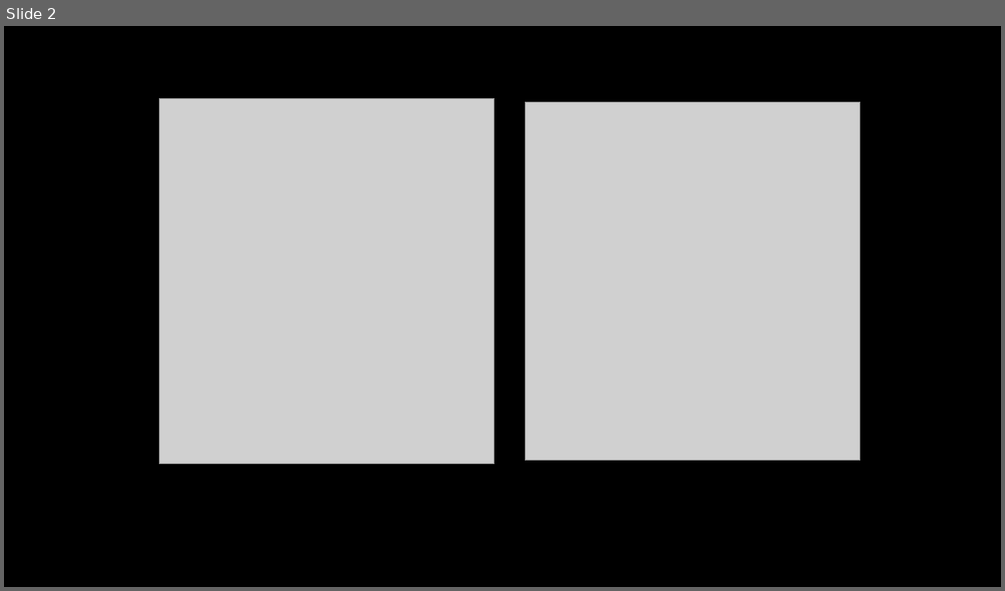
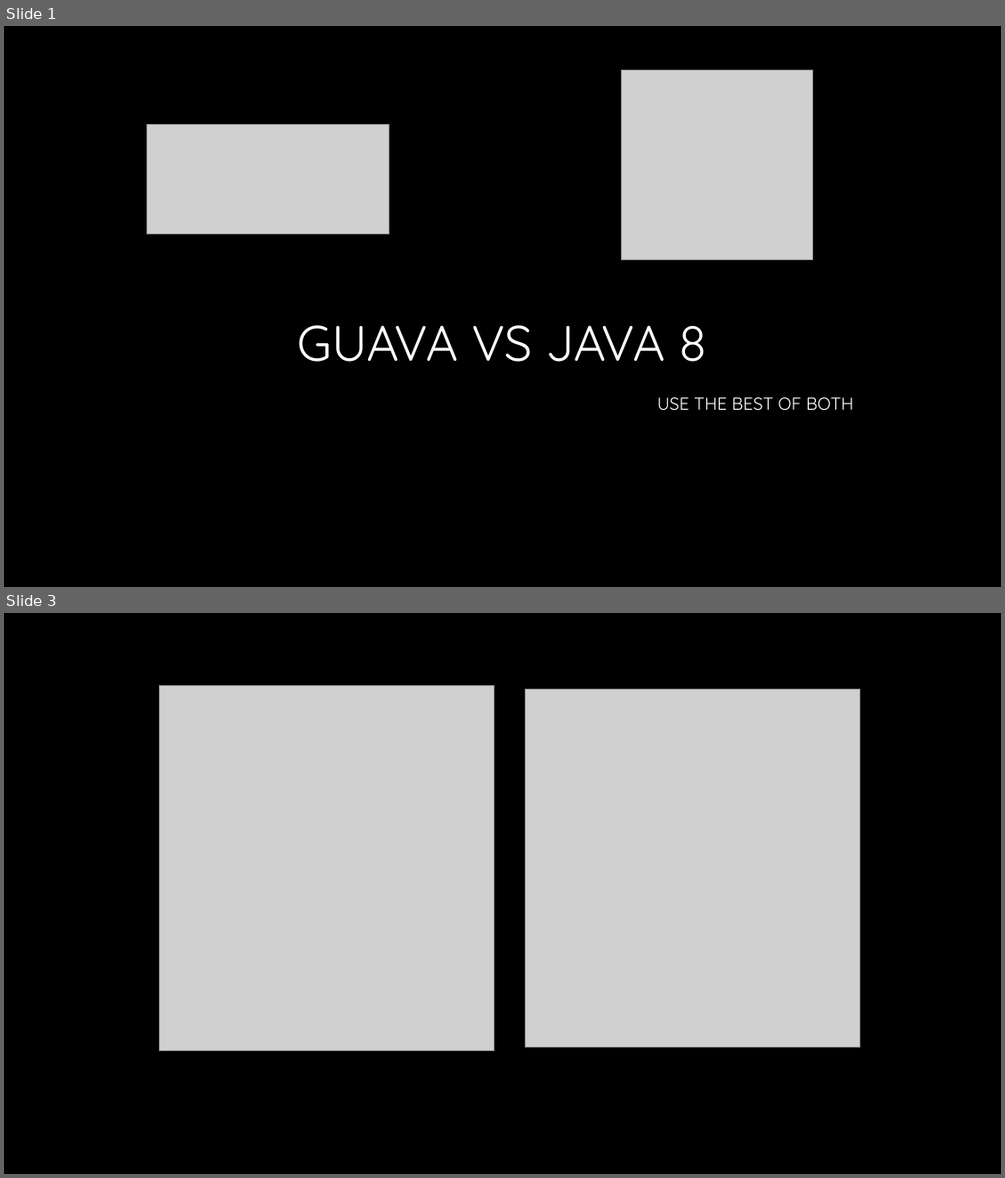
Before and after one commit to odovhai/Guava_vs_Java, a slide deck: Presentation.pptx. Shown one above the other, each under a label of ours: slide 2 before the commit, slides 1 and 3 after it; the slides between them are not shown. The pictures are 1005x591 and 1005x1178 pixels, drawn with LibreOffice and Linux fonts; fonts in the diff are those of the drawing; grey boxes stand for pictures; background and template pictures are left out. Boxes give left, top, right and bottom in pixels: in the first picture for what was removed or moved away, otherwise in the second. Text is boxed around its words. In the diff, an @@ line names an element or a change of style, - is before the commit and + after.

```diff
--- a/Presentation.pptx
+++ b/Presentation.pptx
@@ slide 1 added at (4,26,1001,587), background picture (left out) @@
@@ picture added at (621,70,812,259) @@
@@ picture added at (146,124,388,234) @@
@@ title added at (297,325,707,362), 48 pt, text gradient #FFFFFF to #A6A6A6 @@
+GUAVA VS JAVA 8
@@ subtitle added at (657,397,853,410), 21 pt, text gradient #FFFFFF to #BFBFBF, small capitals @@
+use the best of both
@@ what was slide 2 is now slide 3 @@
```
Also in this commit, not shown: 1 other slide added, 1 slide removed, 8 other files.
